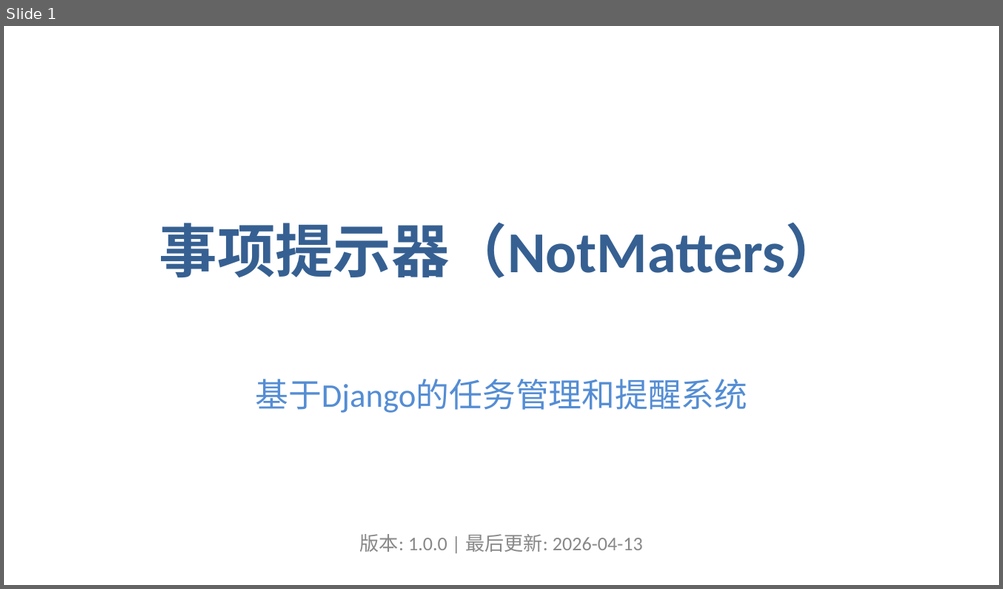
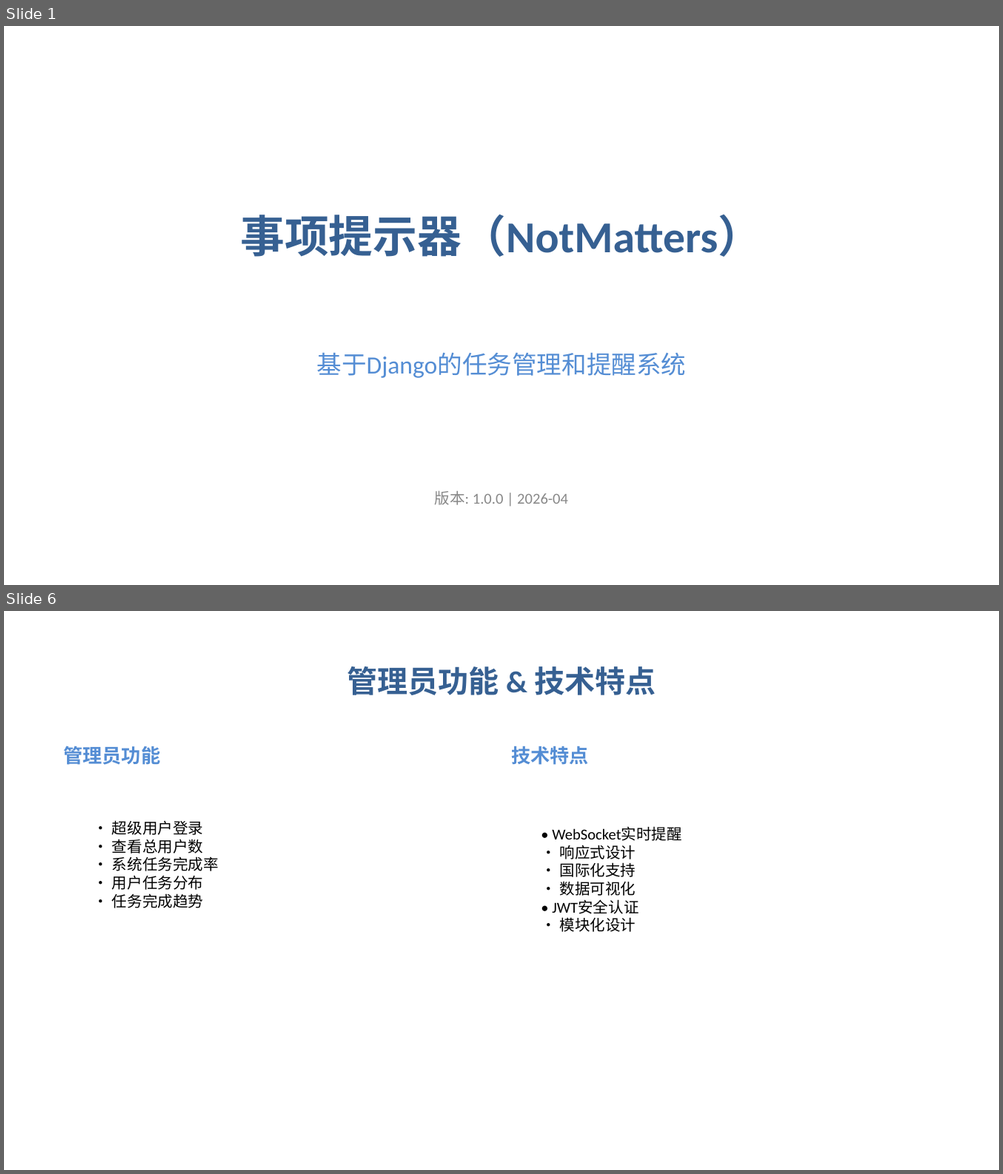
Before and after one commit to nidhaggur/NotMatters, a slide deck: NotMatters_Presentation.pptx. Shown one above the other, each under a label of ours: slide 1 before the commit, slides 1 and 6 after it; the slides between them are not shown. The pictures are 1003x589 and 1003x1174 pixels, drawn with LibreOffice and Linux fonts; fonts in the diff are those of the drawing. Boxes give left, top, right and bottom in pixels: in the first picture for what was removed or moved away, otherwise in the second. Text is boxed around its words. In the diff, an @@ line names an element or a change of style, - is before the commit and + after.

```diff
--- a/NotMatters_Presentation.pptx
+++ b/NotMatters_Presentation.pptx
@@ slide 6 added at (4, 611, 999, 1170), background #FFFFFF @@
@@ text added at (347, 667, 655, 695), 22 pt, text #366092, bold @@
+管理员功能 & 技术特点
@@ text added at (63, 746, 160, 765), 14 pt, text #548DD4, bold @@
+管理员功能
@@ text added at (511, 746, 589, 765), 14 pt, text #548DD4, bold @@
+技术特点
@@ text added at (112, 820, 219, 908), 11 pt, text #000000 @@
+• 超级用户登录
+• 查看总用户数
+• 系统任务完成率
+• 用户任务分布
+• 任务完成趋势
@@ text added at (552, 827, 682, 932), 11 pt, text #000000 @@
+• WebSocket实时提醒
+• 响应式设计
+• 国际化支持
+• 数据可视化
+• JWT安全认证
+• 模块化设计
@@ slide 1 changed as well @@
@@ text "事项提示器（NotMatters）" at (240, 215, 762, 257): size 42 to 32 pt @@
@@ text "基于Django的任务管理和提醒系统": place and size @@
-text "基于Django的任务管理和提醒系统" at (255, 379, 747, 413)
+text "基于Django的任务管理和提醒系统" at (316, 352, 686, 378)
@@ text "基于Django的任务管理和提醒系统" at (316, 352, 686, 378): size 24 to 18 pt @@
@@ text at (435, 491, 568, 506): text changed; size 14 to 11 pt @@
-版本: 1.0.0 | 最后更新: 2026-04-13
+版本: 1.0.0 | 2026-04
```
Also in this commit, not shown: 1 other slide changed, 4 other slides added, 16 slides removed, 1 other file.
